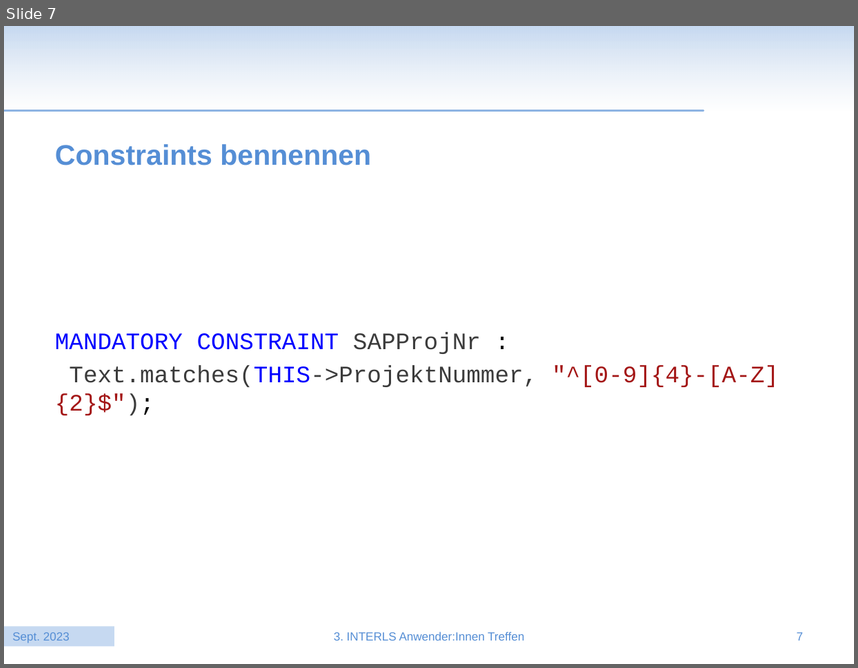
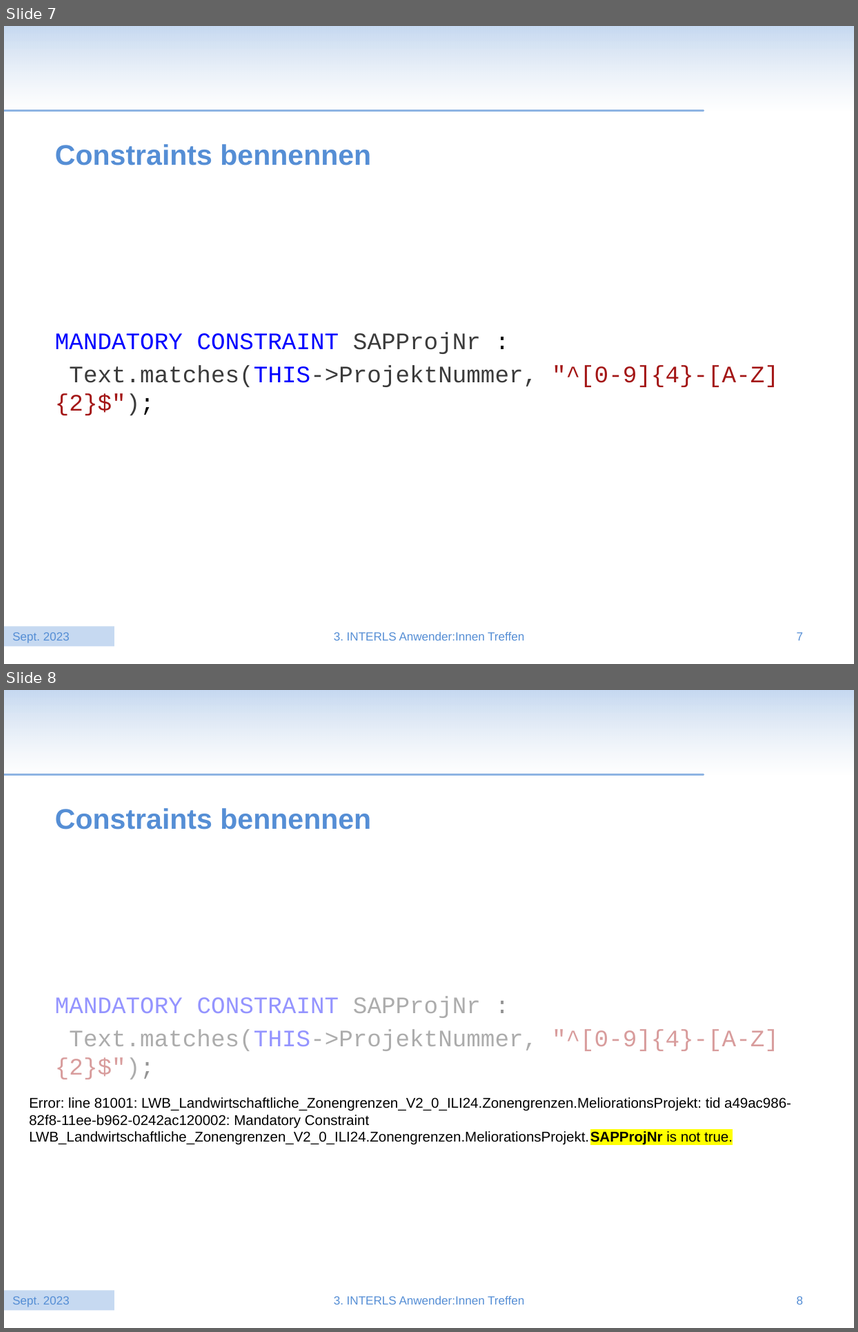
Before and after one commit to moflexch/awt3_validierung, a slide deck: vortrag/20231122_LuethiPhilipp_Neuerungen INTERLIS 2.4.pptx. Shown one above the other, each under a label of ours: slide 7 before the commit, slides 7 and 8 after it. The pictures are 858x668 and 858x1332 pixels, drawn with LibreOffice and Linux fonts; fonts in the diff are those of the drawing; background and template pictures are left out. Boxes give left, top, right and bottom in pixels: in the first picture for what was removed or moved away, otherwise in the second. Text is boxed around its words. In the diff, an @@ line names an element or a change of style, - is before the commit and + after.

```diff
--- a/vortrag/20231122_LuethiPhilipp_Neuerungen INTERLIS 2.4.pptx
+++ b/vortrag/20231122_LuethiPhilipp_Neuerungen INTERLIS 2.4.pptx
@@ slide 8 added at box(4, 690, 854, 1328), background #FFFFFF; not listed: 2 template elements that a slide beside it also shows @@
@@ title added at box(55, 808, 371, 829), 24 pt, text #558ED5, bold @@
+Constraints bennennen
@@ rectangle added at box(21, 983, 818, 1090), fill #FFFFFF at 58% opacity @@
@@ text added at box(55, 996, 779, 1079), 20 pt, text #3B3B3B @@
+MANDATORY CONSTRAINT SAPProjNr :
+Text.matches(THIS->ProjektNummer, "^[0-9]{4}-[A-Z]{2}$");
@@ text added at box(29, 1097, 791, 1145), 12 pt, text #000000 @@
+Error: line 81001: LWB_Landwirtschaftliche_Zonengrenzen_V2_0_ILI24.Zonengrenzen.MeliorationsProjekt: tid a49ac986-82f8-11ee-b962-0242ac120002: Mandatory Constraint LWB_Landwirtschaftliche_Zonengrenzen_V2_0_ILI24.Zonengrenzen.MeliorationsProjekt.SAPProjNr is not true.
@@ rectangle added at box(4, 1290, 114, 1310), fill #C6D9F1, 10 pt, text #558ED5 @@
+Sept. 2023
@@ text added at box(334, 1295, 524, 1304), 10 pt, text #558ED5 @@
+3. INTERLS Anwender:Innen Treffen
@@ page number added at box(797, 1296, 804, 1304), 10 pt, text #558ED5 @@
+8
```
Also in this commit, not shown: 1 other file.
